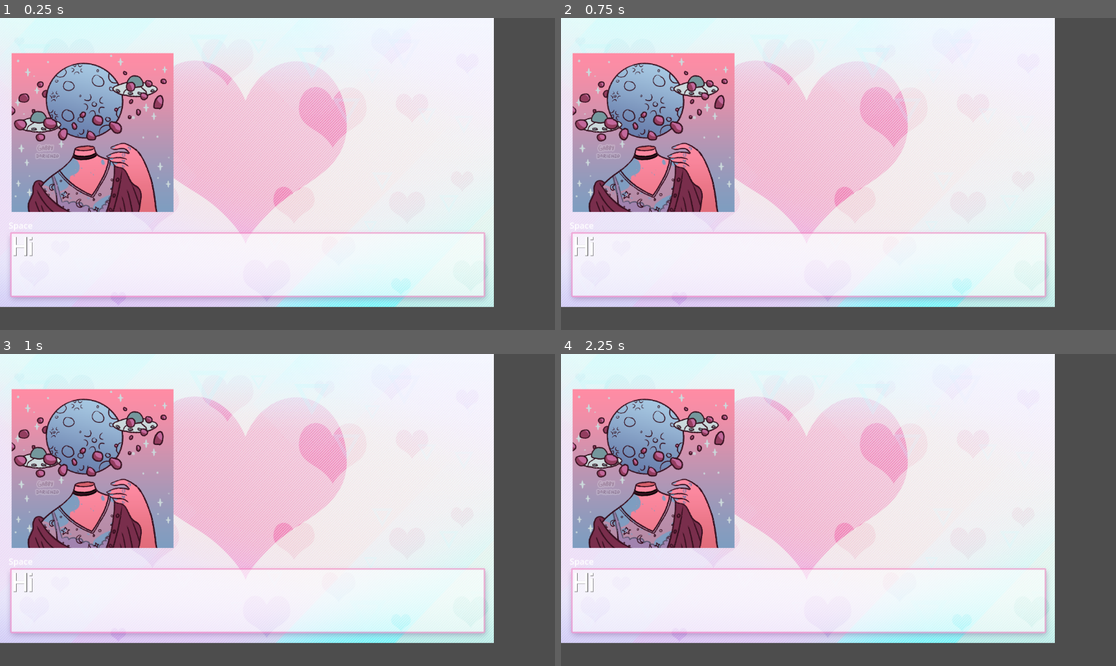
Above: before the commit, frames 1-4 (two rows, left to right).
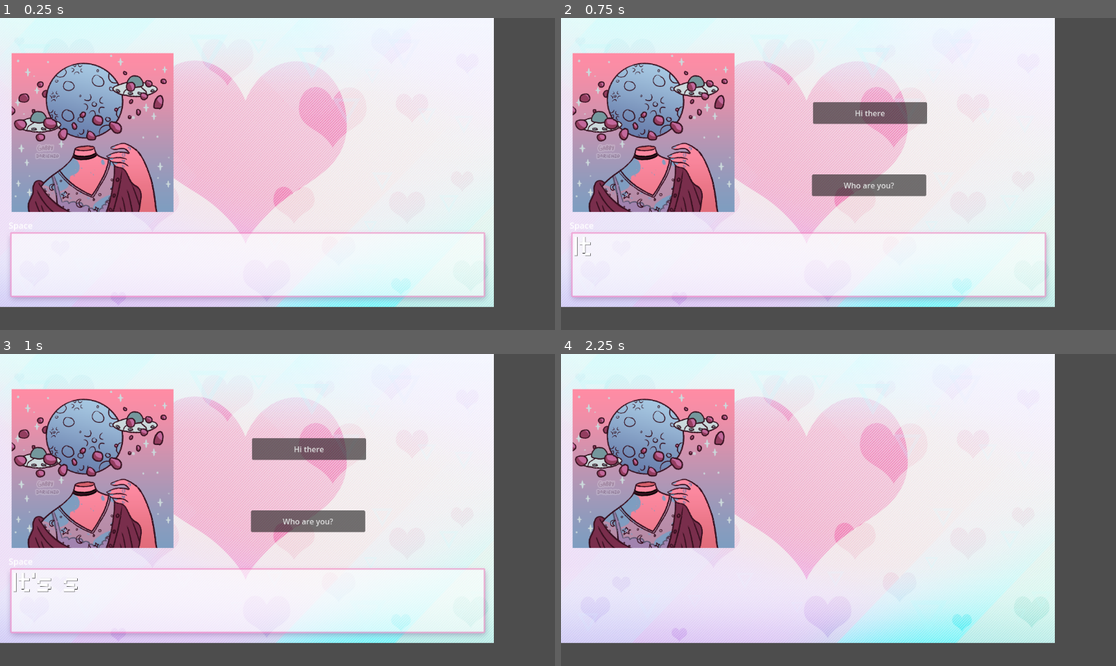
Above: after the commit, the same moments.

Repository: gailcarmichael/pope-game
Game: Godot game, scene res://main_scene.tscn
The game is run twice, just before and just after one commit, with the same random seed, the same clock (stepped at 60 frames per second) and the same inputs.
Inputs (mouse positions are in pixels of both pictures, inside the frame that each line leads up to):
- Up to frame 1 (0.25 s): no input
- Up to frame 2 (0.75 s): tap Enter (ui_accept) at 0.5, 0.6 s
- Up to frame 3 (1 s): tap Enter (ui_accept) at 0.77 s
- Up to frame 4 (2.25 s): tap Enter (ui_accept) at 1.07, 2, 2.1 s; click (871, 447) at 1.25 s, where only the run after the commit has a clickable "Hi there"

The runs differ from the first frame. In frame 1, less than 0.1% of the frame differs, in the area x 2-6%, y 70-77%; in frame 2, 3.0%; in frame 3, 3.0%; in frame 4, 5.5%, in the area x 1-88%, y 66-91%.
Error before the commit: Invalid assignment of property or key 'percent_visible' with value of type 'int' on a base object of type 'RichTextLabel'. (res://dialogue_runner.gd:51)

Commit message:
replace tween usage with tweener

Diff:
--- a/gdscript_vn_prototype/dialogue_runner.gd
+++ b/gdscript_vn_prototype/dialogue_runner.gd
@@ -8,6 +8,7 @@
 
 var render_position
 var expression
+var tween
 
 func _ready():
 	load_dialogue()
@@ -18,8 +19,7 @@
 			if finished == true:
 				load_dialogue()
 			else:
-				$DialogueContainer/Tween.stop_all()
-				$DialogueContainer/RichTextLabel.percent_visible = 1
+				$DialogueContainer/RichTextLabel.visible_ratio = 1
 				finished = true
 		if $DialogueContainer/Label.text == "Johanne":
 			$SpaceCutieMeEvolved.visible = true
@@ -48,12 +48,10 @@
 
 		render_position = text[dialogue_index]["Name"]
 
-		$DialogueContainer/RichTextLabel.percent_visible = 0
-		$DialogueContainer/Tween.interpolate_property(
-			$DialogueContainer/RichTextLabel, "percent_visible", 0, 1, 2,
-			Tween.TRANS_LINEAR, Tween.EASE_IN_OUT
-		)
-		$DialogueContainer/Tween.start()
+		$DialogueContainer/RichTextLabel.visible_ratio = 0
+		# print(text[dialogue_index]["Text"])
+		tween = get_tree().create_tween()
+		tween.tween_property($DialogueContainer/RichTextLabel, "visible_ratio", 1, 2).from(0).set_ease(2).set_trans(0)
 
 	else:
 		$DialogueContainer.visible = false
@@ -61,8 +59,6 @@
 		active = false
 	dialogue_index += 1
 
-func _on_Tween_tween_complete(obj, key):
-	finished = true
 
 func _on_Button_pressed():
 	if $Button.text == "Hi there":
@@ -79,3 +75,6 @@
 		text = get_parent().get_node("Node").after_choice_2
 		dialogue_index = 0
 		load_dialogue()
+
+func _on_Tween_finished():
+	finished = true
